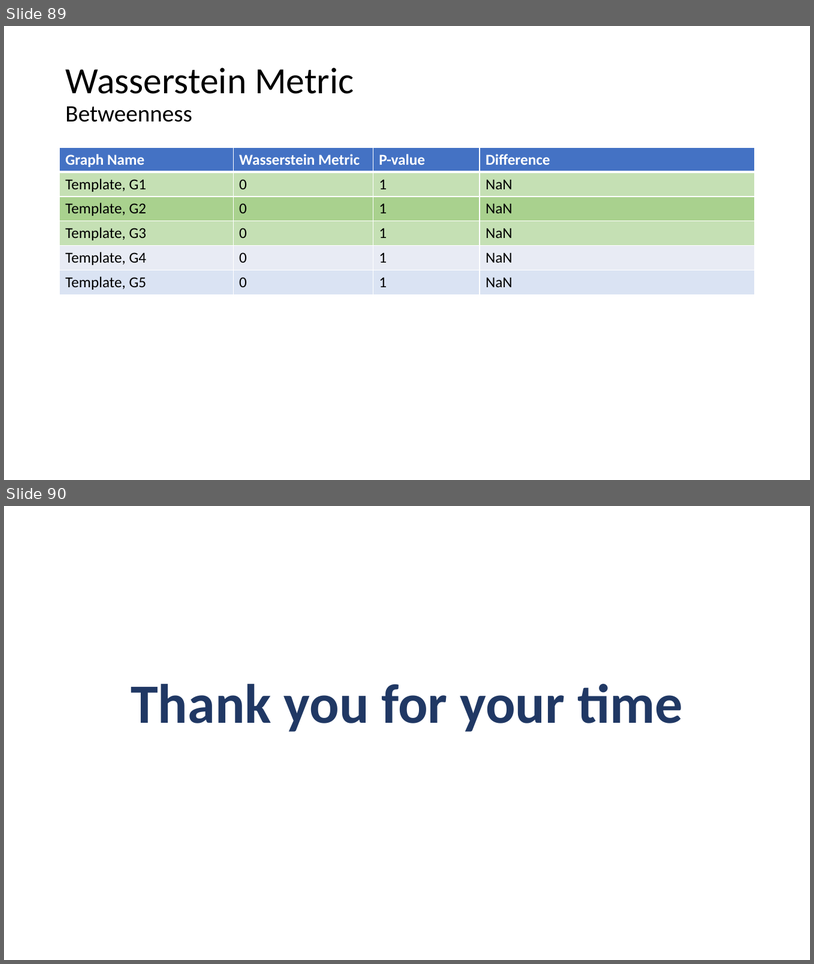
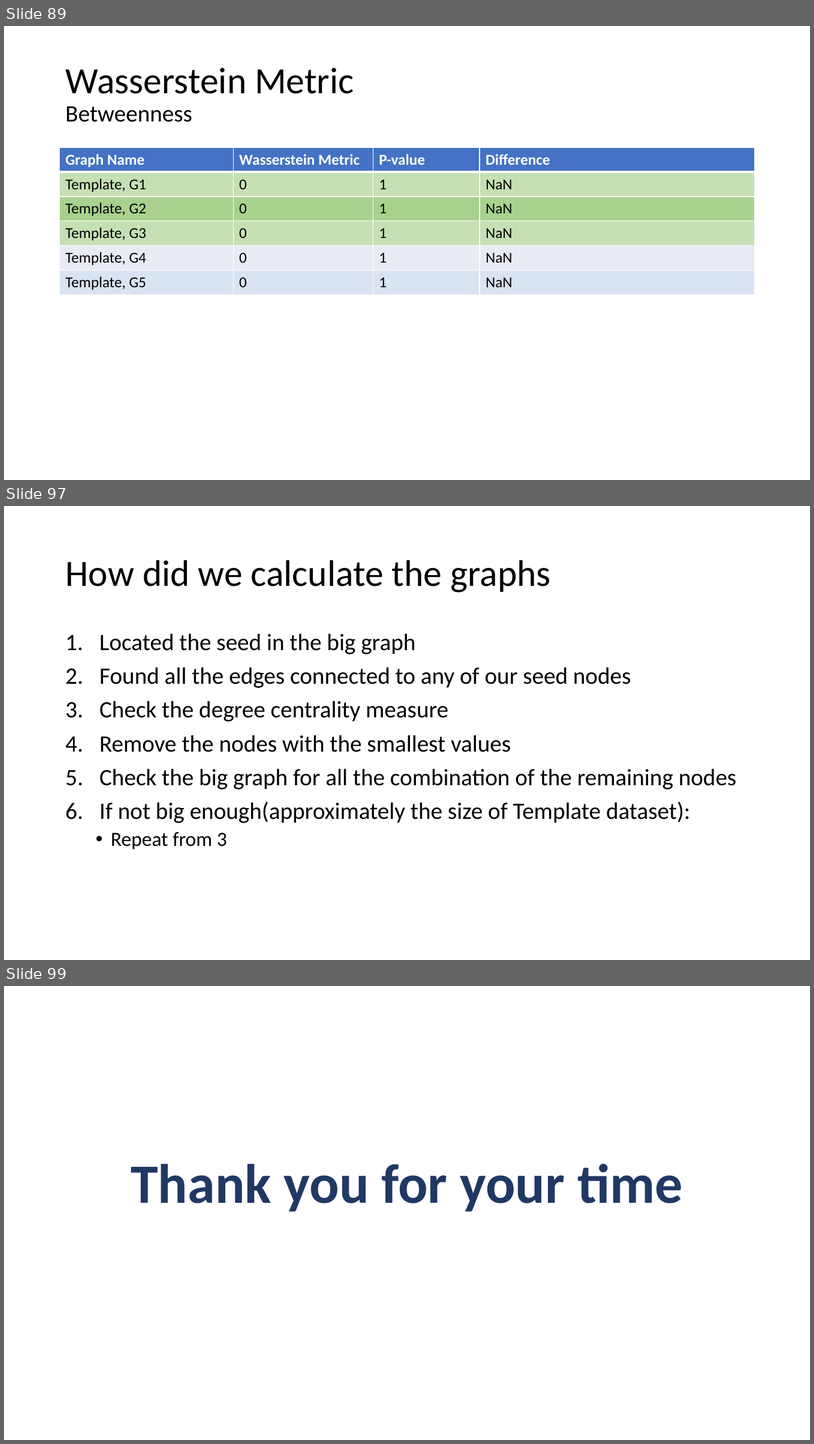
Before and after one commit to AtrayeeNeog/Visualization_2019-20, a slide deck: Documentation/Presentation/Project_Presentation_v3.pptx. Shown one above the other, each under a label of ours: slides 89 and 90 before the commit, slides 89, 97 and 99 after it; the slides between them are not shown. The pictures are 814x964 and 814x1444 pixels, drawn with LibreOffice and Linux fonts; fonts in the diff are those of the drawing. Boxes give left, top, right and bottom in pixels: in the first picture for what was removed or moved away, otherwise in the second. Text is boxed around its words. In the diff, an @@ line names an element or a change of style, - is before the commit and + after.

```diff
--- a/Documentation/Presentation/Project_Presentation_v3.pptx
+++ b/Documentation/Presentation/Project_Presentation_v3.pptx
@@ slide 97 added at (x1=4, y1=506, x2=810, y2=960), background #FFFFFF @@
@@ title added at (x1=65, y1=560, x2=551, y2=592), 44 pt, text #000000 @@
+How did we calculate the graphs
@@ text added at (x1=99, y1=633, x2=737, y2=849), 28 pt, text #000000 @@
+1. Located the seed in the big graph
+2. Found all the edges connected to any of our seed nodes
+3. Check the degree centrality measure
+4. Remove the nodes with the smallest values
+5. Check the big graph for all the combination of the remaining nodes
+6. If not big enough(approximately the size of Template dataset):
+  • Repeat from 3
@@ what was slide 90 is now slide 99 @@
```
Also in this commit, not shown: 8 other slides added.
